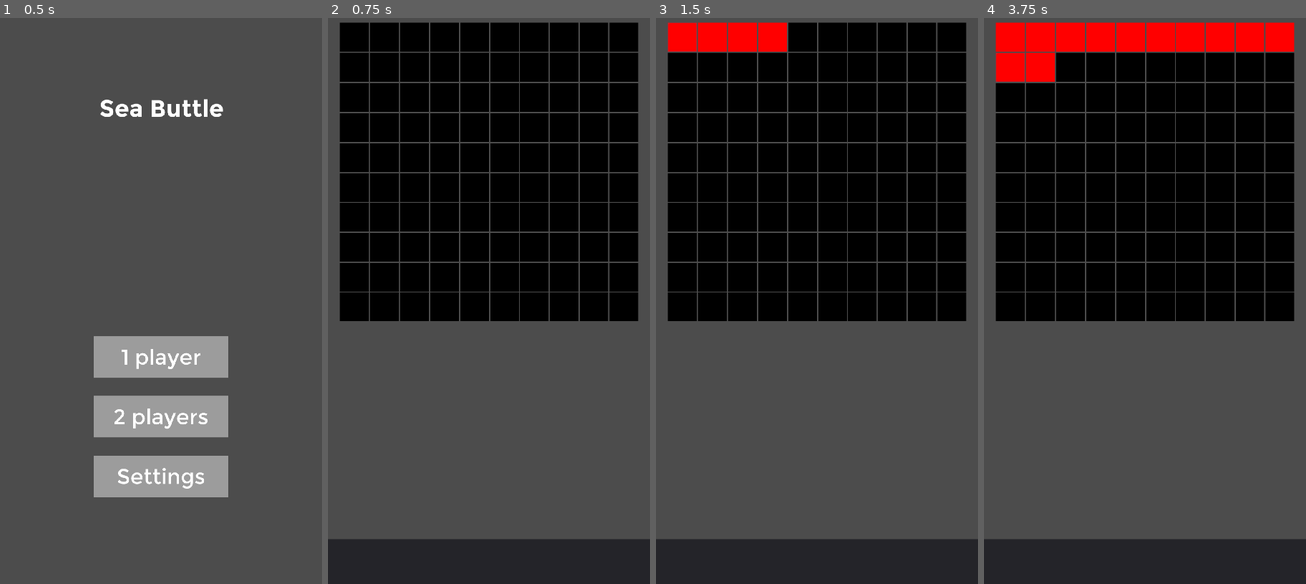
Above: before the commit, frames 1-4 (left to right).
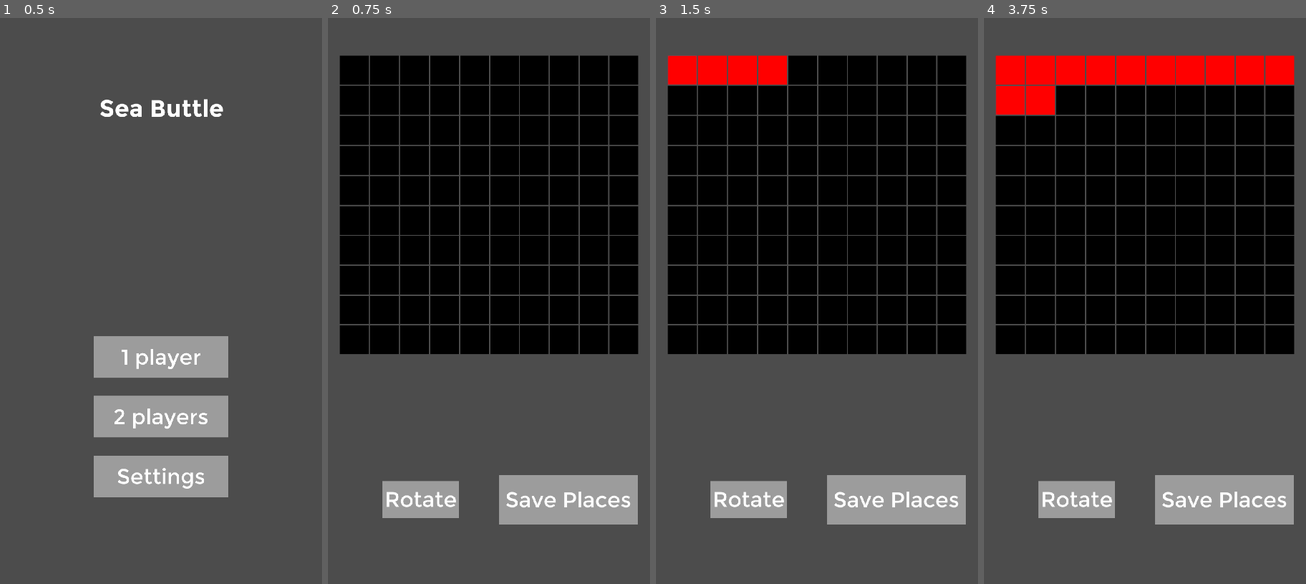
Above: after the commit, the same moments.

Repository: andrejandrej2013/sea-battle
Game: Godot game, scene res://Scenes/Menu.tscn
The game is run twice, just before and just after one commit, with the same random seed, the same clock (stepped at 60 frames per second) and the same inputs.
Inputs (mouse positions are in pixels of both pictures, inside the frame that each line leads up to; where the layout moved, square brackets give the same spot in the first picture):
- Up to frame 1 (0.5 s): no input
- Up to frame 2 (0.75 s): click "1 player" at 0.5 s
- Up to frame 3 (1.5 s): click (681, 68) [681, 34] at 1.25 s
- Up to frame 4 (3.75 s): click (1132, 68) [1132, 34] at 2 s; click (1219, 68) [1219, 34] at 2.75 s; click (1009, 102) [1009, 68] at 3.5 s

Frame 1 is identical in both runs. In frame 2, 27% of the frame differs, in the area x 0-100%, y 0-100%; in frame 3, 28%; in frame 4, 31%.
Error in both runs: Invalid get index '3' (on base: 'Array'). (res://Scripts/Network.gd:17)

Commit message:
separated and sorted features

Diff:
--- a/sea-battle/Scenes/Game_field.tscn
+++ b/sea-battle/Scenes/Game_field.tscn
@@ -14,7 +14,16 @@
 anchor_left = 0.5
 anchor_right = 0.5
 margin_left = -500.0
-margin_top = 40.0
+margin_top = 150.0
 margin_right = 500.0
-margin_bottom = 1040.0
+margin_bottom = 1150.0
 script = ExtResource( 2 )
+
+[node name="battlefield2" parent="." instance=ExtResource( 1 )]
+anchor_left = 0.5
+anchor_right = 0.5
+margin_left = -497.0
+margin_top = -957.0
+margin_right = 503.0
+margin_bottom = 43.0
+script = ExtResource( 2 )
--- a/sea-battle/Scenes/battlefield_cell.tscn
+++ /dev/null
@@ -1,15 +0,0 @@
-[gd_scene load_steps=3 format=2]
-
-[ext_resource path="res://style/battelfield_cell_style.tres" type="Theme" id=1]
-[ext_resource path="res://Scripts/battlefield_cell.gd" type="Script" id=2]
-
-[node name="battlefield_cell" type="Button"]
-anchor_right = 1.0
-anchor_bottom = 1.0
-margin_right = -980.0
-margin_bottom = -1820.0
-size_flags_horizontal = 3
-size_flags_vertical = 3
-theme = ExtResource( 1 )
-toggle_mode = true
-script = ExtResource( 2 )
--- a/sea-battle/Scenes/place_ships.tscn
+++ b/sea-battle/Scenes/place_ships.tscn
@@ -1,5 +1,132 @@
-[gd_scene format=2]
+[gd_scene load_steps=5 format=2]
+
+[ext_resource path="res://Scenes/battlefield.tscn" type="PackedScene" id=1]
+[ext_resource path="res://style/style.tres" type="Theme" id=2]
+
+[sub_resource type="GDScript" id=1]
+script/source = "extends \"res://Scripts/cell_changes.gd\"
+
+
+func _ready():
+	set_place_ship_mode(\"place_ship\") # Replace with function body.
+	set_place_ship_theme(preload(\"res://style/battelfield_cell_style.tres\"))
+
+func place_ship(button : Button)->void:
+
+	#GlobalVariables.direcation :
+	#0 -> horizontal
+	#1 -> vertical
+
+	#####
+	#	add function of removimg ship
+	#	change function of placement ships so that we could place different ships at any time but not by one order
+	#####
+	if !GlobalVariables.mode.ships[GlobalVariables.mode.ships.keys()[-1]]:
+		print(\"Alert: can not add more ships (!!! need to add alert to user !!!)\")
+		return
+
+	var ship_size=GlobalVariables.mode.get_ship()
+
+
+	var button_position = button.get_name().split(\";\", false, 1)
+
+	if GlobalVariables.direcation==false:
+		if int(button_position[1])+ship_size<=GlobalVariables.mode.column_count:
+			GlobalVariables.mode.remove_ship()
+			var button_index : int = GlobalVariables.cells.find(button)
+			#print(button_index)
+			for i in range(button_index,button_index+ship_size):
+				GlobalVariables.cells[i].disabled=true
+
+			GlobalVariables.horizontal_ships.append(GlobalVariables.cells.slice(button_index, button_index+ship_size-1))
+		else:
+			print(\"Alert: cant pick this place for ship position (!!! need to add alert to user !!!)\")
+	else:
+		if int(button_position[0])+ship_size<=GlobalVariables.mode.row_count:
+			GlobalVariables.mode.remove_ship()
+			var button_index : int = GlobalVariables.cells.find(button)
+			#print(button_index)
+			var ship_cells=[]
+
+			for i in range(button_index,button_index+(ship_size*GlobalVariables.mode.row_count),GlobalVariables.mode.row_count):
+				ship_cells.append(GlobalVariables.cells[i])
+				GlobalVariables.cells[i].disabled=true
+
+			GlobalVariables.vertical_ships.append(ship_cells)
+			#
+			#button.disabled=true
+			#print(\"disable : \"+str(button.get_name()))
+		else:
+			print(\"Alert: cant pick this place for ship position (!!! need to add alert to user !!!)\")
+
+
+
+
+func _on_Button_pressed():
+	# need to change condition so that array would full empty
+	if !GlobalVariables.mode.ships[GlobalVariables.mode.ships.keys()[-1]]:
+		#print(GlobalVariables.cells)
+
+		print(\"horizontal_ships : \",GlobalVariables.horizontal_ships)
+		print(\"vertical_ships : \",GlobalVariables.vertical_ships)
+		get_tree().change_scene(\"res://Scenes/Game_field.tscn\")
+	else:
+		#add alert to user
+		print(\"Alert: not all ships were placed (!!! need to add alert to user !!!)\")
+"
+
+[sub_resource type="GDScript" id=2]
+resource_name = "res://Scripts/cell_changes.gd"
+script/source = "extends Button
+
+
+# Declare member variables here. Examples:
+# var a = 2
+# var b = \"text\"
+
+
+# Called when the node enters the scene tree for the first time.
+func _ready():
+	pass # Replace with function body.
+
+
+# Called every frame. 'delta' is the elapsed time since the previous frame.
+#func _process(delta):
+#	pass
+
+
+func _on_turn_pressed():
+	GlobalVariables.direcation = !GlobalVariables.direcation
+"
 
 [node name="place_ships" type="Control"]
 anchor_right = 1.0
 anchor_bottom = 1.0
+theme = ExtResource( 2 )
+script = SubResource( 1 )
+
+[node name="battlefield" parent="." instance=ExtResource( 1 )]
+anchor_left = 0.5
+anchor_right = 0.5
+margin_left = -500.0
+margin_top = 150.0
+margin_right = 500.0
+margin_bottom = 1150.0
+
+[node name="submit" type="Button" parent="."]
+margin_left = 574.0
+margin_top = 1555.0
+margin_right = 1039.0
+margin_bottom = 1721.0
+text = "Save Places"
+
+[node name="turn" type="Button" parent="."]
+margin_left = 183.0
+margin_top = 1575.0
+margin_right = 440.0
+margin_bottom = 1699.0
+text = "Rotate"
+script = SubResource( 2 )
+
+[connection signal="pressed" from="submit" to="." method="_on_Button_pressed"]
+[connection signal="pressed" from="turn" to="turn" method="_on_turn_pressed"]
--- a/sea-battle/Scenes/ship_field.tscn
+++ /dev/null
@@ -1,76 +0,0 @@
-[gd_scene format=2]
-
-[node name="ship_field" type="GridContainer"]
-anchor_right = 1.0
-anchor_bottom = 1.0
-margin_right = -80.0
-margin_bottom = -920.0
-rect_min_size = Vector2( 1000, 1000 )
-columns = 10
-
-[node name="Button2" type="Button" parent="."]
-margin_right = 100.0
-margin_bottom = 100.0
-rect_min_size = Vector2( 100, 100 )
-
-[node name="Button" type="Button" parent="."]
-margin_left = 104.0
-margin_right = 116.0
-margin_bottom = 100.0
-
-[node name="Button3" type="Button" parent="."]
-margin_left = 120.0
-margin_right = 132.0
-margin_bottom = 100.0
-
-[node name="Button4" type="Button" parent="."]
-margin_left = 136.0
-margin_right = 148.0
-margin_bottom = 100.0
-
-[node name="Button5" type="Button" parent="."]
-margin_left = 152.0
-margin_right = 164.0
-margin_bottom = 100.0
-
-[node name="Button6" type="Button" parent="."]
-margin_left = 168.0
-margin_right = 180.0
-margin_bottom = 100.0
-
-[node name="Button7" type="Button" parent="."]
-margin_left = 184.0
-margin_right = 196.0
-margin_bottom = 100.0
-
-[node name="Button8" type="Button" parent="."]
-margin_left = 200.0
-margin_right = 212.0
-margin_bottom = 100.0
-
-[node name="Button9" type="Button" parent="."]
-margin_left = 216.0
-margin_right = 228.0
-margin_bottom = 100.0
-
-[node name="Button10" type="Button" parent="."]
-margin_left = 232.0
-margin_right = 244.0
-margin_bottom = 100.0
-
-[node name="Button11" type="Button" parent="."]
-margin_top = 104.0
-margin_right = 100.0
-margin_bottom = 124.0
-
-[node name="Button12" type="Button" parent="."]
-margin_left = 104.0
-margin_top = 104.0
-margin_right = 116.0
-margin_bottom = 124.0
-
-[node name="Button13" type="Button" parent="."]
-margin_left = 120.0
-margin_top = 104.0
-margin_right = 132.0
-margin_bottom = 124.0
--- a/sea-battle/Scripts/GlobalVariables.gd
+++ b/sea-battle/Scripts/GlobalVariables.gd
@@ -31,6 +31,8 @@
 		return 0
 
 
+var mode
+
 
 var current_scene = null
 
--- a/sea-battle/Scripts/battlefield.gd
+++ b/sea-battle/Scripts/battlefield.gd
@@ -1,8 +1,9 @@
 extends GridContainer
 
-var Standard_mode= GlobalVariables.Standard_mode_build.new()
+#var Standard_mode= GlobalVariables.Standard_mode_build.new()
 
 func _ready():
+	GlobalVariables.mode = GlobalVariables.Standard_mode_build.new()
 	GlobalVariables.direcation=false
 
 	#column_count = self.get_columns()
@@ -10,83 +11,24 @@
 
 	var theme = preload("res://style/battelfield_cell_style.tres")
 
-	for i in range(Standard_mode.row_count):
-		for j in range(Standard_mode.column_count):
+	for i in range(GlobalVariables.mode.row_count):
+		for j in range(GlobalVariables.mode.column_count):
 			var cell = Button.new()
 			#where i is row and j is column
 			cell.set_name(str(i)+";"+str(j))
 			#cell.toggle_mode= true
 			#cell.group=preload("res://groups/cell_buttongroup.tres")
-			cell.set_theme(theme)
+
+			#cell.set_theme(theme)
 			#change_button_function(cell,"place_ship")
 			cell.size_flags_horizontal = SIZE_FILL + SIZE_EXPAND
 			cell.size_flags_vertical = SIZE_FILL + SIZE_EXPAND
 			GlobalVariables.cells.append(cell)
 			add_child(cell)
 
-	set_place_ship_mode()
+	#set_place_ship_mode()
 	yield(get_tree(),"idle_frame")
 	print(self.rect_size)
-
-
-func set_place_ship_mode():
-	for i in GlobalVariables.cells:
-		change_button_function(i,"place_ship")
-
-
-func change_color(button: Button, color: Color):
-	var theme = Theme.new()
-	theme.set_color("disabled", "Button", color)
-	#button.modulate = Color(1,1,1,1)
-	button.set_theme(theme)
-
-func change_button_function(button : Button, new_function : String, old_function : String = ""):
-	if button.is_connected("pressed", self, old_function):
-		button.disconnect("pressed", self, old_function)
-	button.connect("pressed", self, new_function,[button])
-
-func place_ship(button : Button)->void:
-	#GlobalVariables.direcation :
-	#0 -> horizontal
-	#1 -> vertical
-
-	var ship_size=Standard_mode.get_ship()
-
-
-	var button_position = button.get_name().split(";", false, 1)
-
-	if GlobalVariables.direcation==false:
-		if int(button_position[1])+ship_size<=Standard_mode.column_count:
-			Standard_mode.remove_ship()
-			var button_index : int = GlobalVariables.cells.find(button)
-			#print(button_index)
-			for i in range(button_index,button_index+ship_size):
-				GlobalVariables.cells[i].disabled=true
-
-			GlobalVariables.horizontal_ships.append(GlobalVariables.cells.slice(button_index, button_index+ship_size-1))
-		else:
-			print("cant pick this place for ship position")
-	else:
-		if int(button_position[0])+ship_size<=Standard_mode.row_count:
-			Standard_mode.remove_ship()
-			var button_index : int = GlobalVariables.cells.find(button)
-			#print(button_index)
-			var ship_cells=[]
-
-			for i in range(button_index,button_index+(ship_size*Standard_mode.row_count),Standard_mode.row_count):
-				ship_cells.append(GlobalVariables.cells[i])
-				GlobalVariables.cells[i].disabled=true
-
-			GlobalVariables.vertical_ships.append(ship_cells)
-			#
-			#button.disabled=true
-			#print("disable : "+str(button.get_name()))
-		else:
-			print("cant pick this place for ship position")
-	if !Standard_mode.ships[Standard_mode.ships.keys()[-1]]:
-		#print(GlobalVariables.cells)
-		print("horizontal_ships : ",GlobalVariables.horizontal_ships)
-		print("vertical_ships : ",GlobalVariables.vertical_ships)
 
 
 
--- /dev/null
+++ b/sea-battle/Scripts/cell_changes.gd
@@ -0,0 +1,24 @@
+extends Node
+class_name Cell_changes
+
+
+
+
+
+func set_place_ship_theme(theme:Theme):
+	#var theme = preload(theme_path)
+	for i in GlobalVariables.cells:
+		change_theme(i,theme)
+
+func change_theme(button : Button, theme: Theme):
+	button.set_theme(theme)
+
+
+func set_place_ship_mode(function : String):
+	for i in GlobalVariables.cells:
+		change_button_function(i,function)
+
+func change_button_function(button : Button, new_function : String, old_function : String = ""):
+	if button.is_connected("pressed", self, old_function):
+		button.disconnect("pressed", self, old_function)
+	button.connect("pressed", self, new_function,[button])
--- a/sea-battle/Scripts/game_buttlefield.gd
+++ b/sea-battle/Scripts/game_buttlefield.gd
@@ -2,6 +2,7 @@
 
 
 func _ready():
+
 	pass
 
 func _on_Button_pressed():
@@ -12,3 +13,13 @@
 
 	else:
 		print("can not hit")
+
+
+#####
+func set_place_ship_theme():
+	var theme = preload("res://style/battelfield_cell_style.tres")
+	for i in GlobalVariables.cells:
+		change_theme(i,theme)
+
+func change_theme(button : Button, theme: Theme):
+	button.set_theme(theme)
--- a/sea-battle/Scripts/one_player_button.gd
+++ b/sea-battle/Scripts/one_player_button.gd
@@ -17,4 +17,4 @@
 
 
 func _on_one_player_button_pressed():
-	get_tree().change_scene("res://Scenes/Game_field.tscn")
+	get_tree().change_scene("res://Scenes/place_ships.tscn")
--- a/sea-battle/project.godot
+++ b/sea-battle/project.godot
@@ -7,6 +7,16 @@
 ;   param=value ; assign values to parameters
 
 config_version=4
+
+_global_script_classes=[ {
+"base": "Node",
+"class": "Cell_changes",
+"language": "GDScript",
+"path": "res://Scripts/cell_changes.gd"
+} ]
+_global_script_class_icons={
+"Cell_changes": ""
+}
 
 [application]
 
